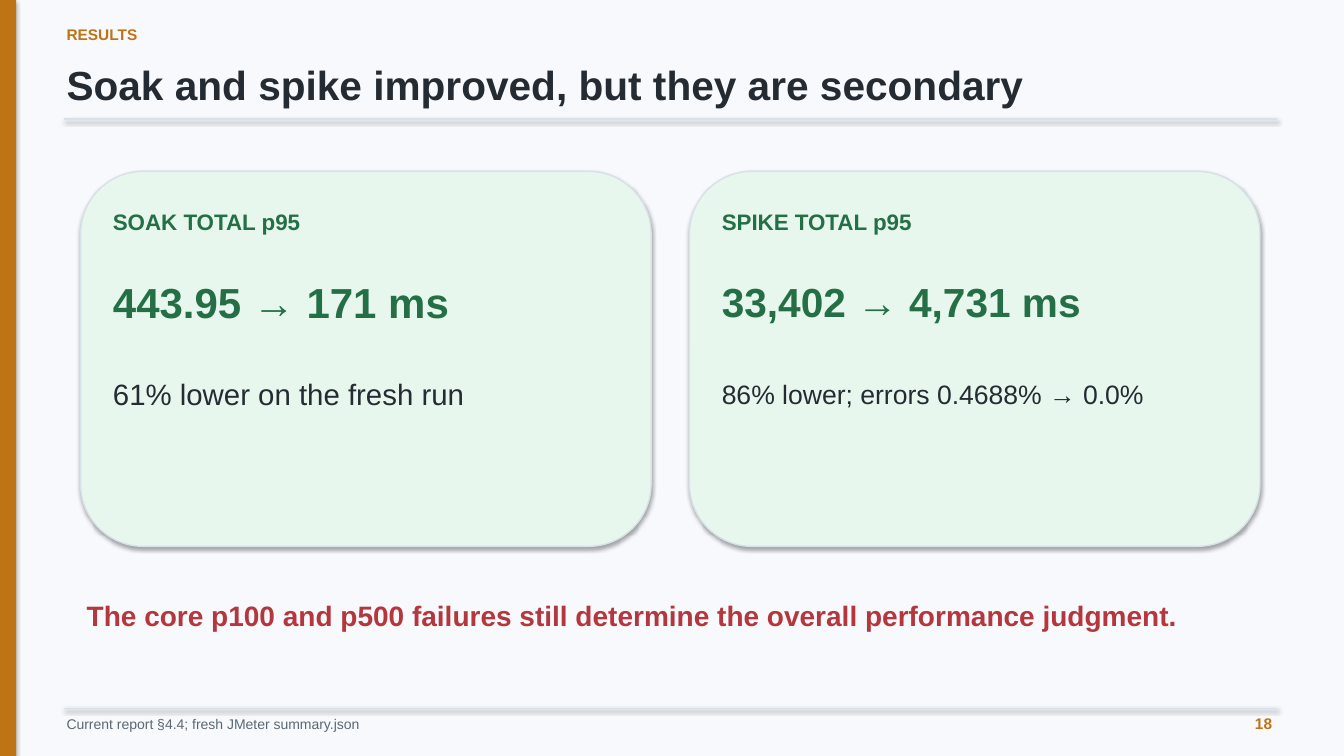
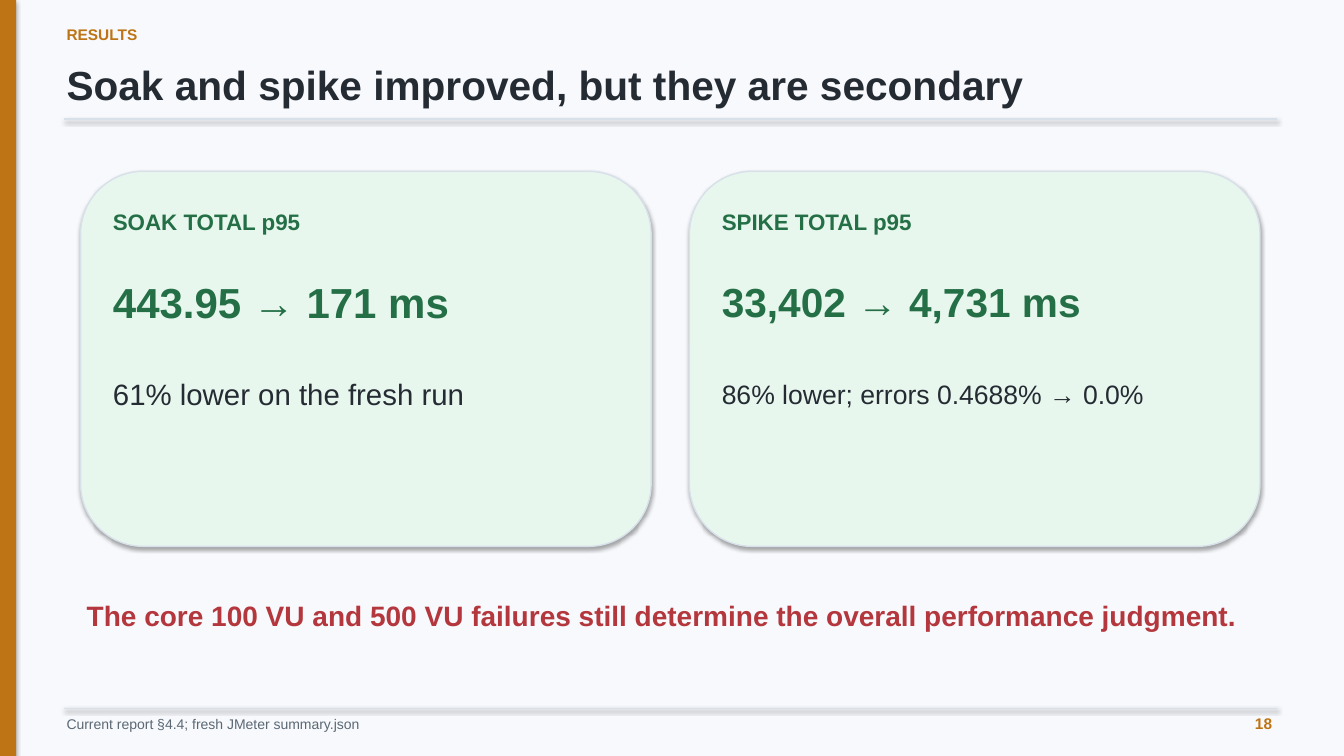
Before and after one commit to minatozaki98/financial-accounting, a slide deck: slide 18 of Document/outputs/final-defense/G6519692_Zaw_Ye_Htut_Ko_Final_Thesis_Defense.pptx. Drawn at 1344x756 pixels with LibreOffice and Linux fonts; fonts in the diff are those of the drawing. Boxes give left, top, right and bottom in pixels: in the first picture for what was removed or moved away, otherwise in the second. Text is boxed around its words. In the diff, an @@ line names an element or a change of style, - is before the commit and + after.

```diff
--- a/Document/outputs/final-defense/G6519692_Zaw_Ye_Htut_Ko_Final_Thesis_Defense.pptx
+++ b/Document/outputs/final-defense/G6519692_Zaw_Ye_Htut_Ko_Final_Thesis_Defense.pptx
@@ text at (x1=87, y1=605, x2=1236, y2=631): text changed @@
-The core p100 and p500 failures still determine the overall performance judgment.
+The core 100 VU and 500 VU failures still determine the overall performance judgment.
```
Also in this commit, not shown: 9 other slides changed, 10 other files.
